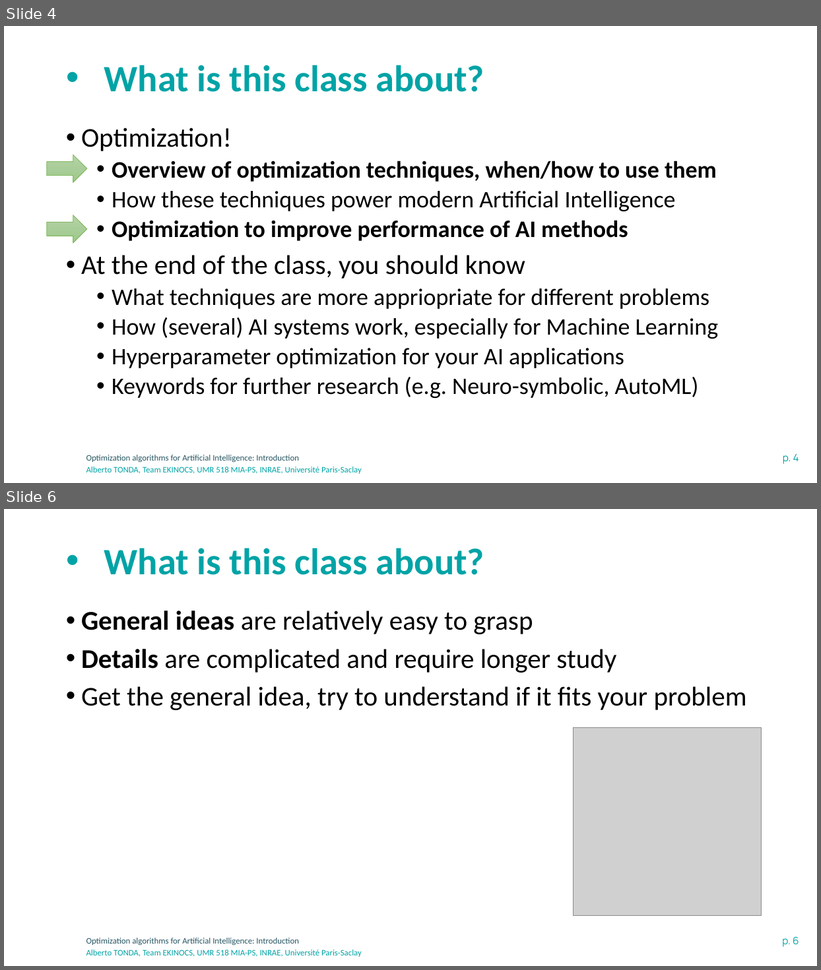
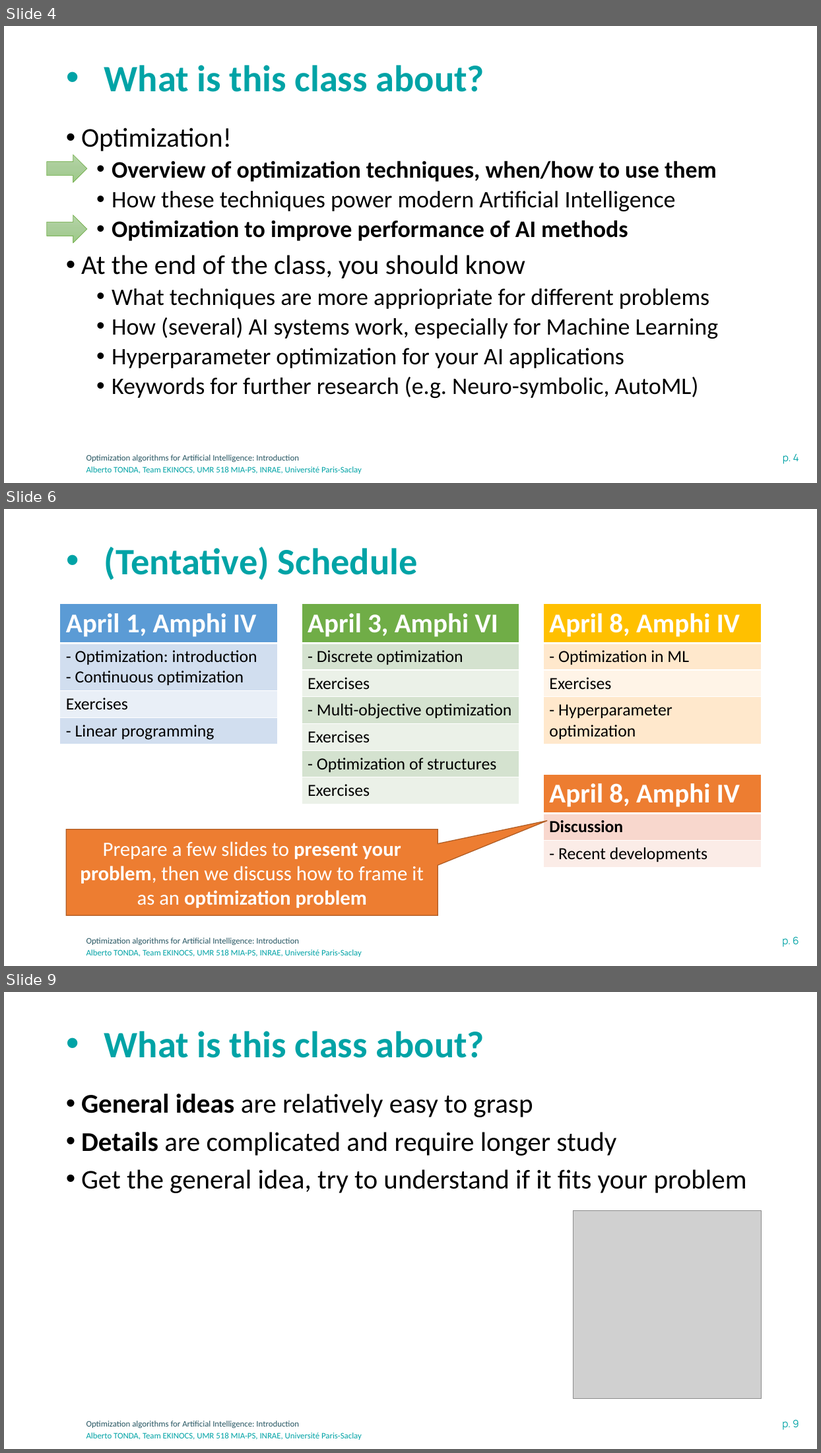
Before and after one commit to albertotonda/teaching, a slide deck: optimization-methods-for-artificial-intelligence/introduction.pptx. Shown one above the other, each under a label of ours: slides 4 and 6 before the commit, slides 4, 6 and 9 after it; the slides between them are not shown. The pictures are 821x970 and 821x1453 pixels, drawn with LibreOffice and Linux fonts; fonts in the diff are those of the drawing; grey boxes stand for pictures; background and template pictures are left out. Boxes give left, top, right and bottom in pixels: in the first picture for what was removed or moved away, otherwise in the second. Text is boxed around its words. In the diff, an @@ line names an element or a change of style, - is before the commit and + after.

```diff
--- a/optimization-methods-for-artificial-intelligence/introduction.pptx
+++ b/optimization-methods-for-artificial-intelligence/introduction.pptx
@@ slide 6 added at [4,509,817,966], background #FFFFFF; not listed: 3 template elements that a slide beside it also shows @@
@@ title added at [104,547,418,580], 44 pt, text #00A3A6, bold @@
+• (Tentative) Schedule
@@ table added at [60,604,278,743], 4 rows, 1 columns @@
+April 1, Amphi IV
+- Optimization: introduction / - Continuous optimization
+Exercises
+- Linear programming
@@ table added at [302,604,519,801], 7 rows, 1 columns @@
+April 3, Amphi VI
+- Discrete optimization
+Exercises
+- Multi-objective optimization
+Exercises
+- Optimization of structures
+Exercises
@@ table added at [544,604,762,743], 4 rows, 1 columns @@
+April 8, Amphi IV
+- Optimization in ML
+Exercises
+- Hyperparameter optimization
@@ table added at [544,774,762,866], 3 rows, 1 columns @@
+April 8, Amphi IV
+Discussion
+- Recent developments
@@ speech box added at [66,830,438,916], fill #ED7D31, outline #AF5C24 1 pt, 24 pt, text #FFFFFF @@
+Prepare a few slides to present your problem, then we discuss how to frame it as an optimization problem
@@ what was slide 6 is now slide 9 @@
@@ page number at [782,1420,799,1430]: text changed @@
-p. 6
+p. 9
```
Also in this commit, not shown: 6 slides changed, 5 other slides added, 9 other files.
